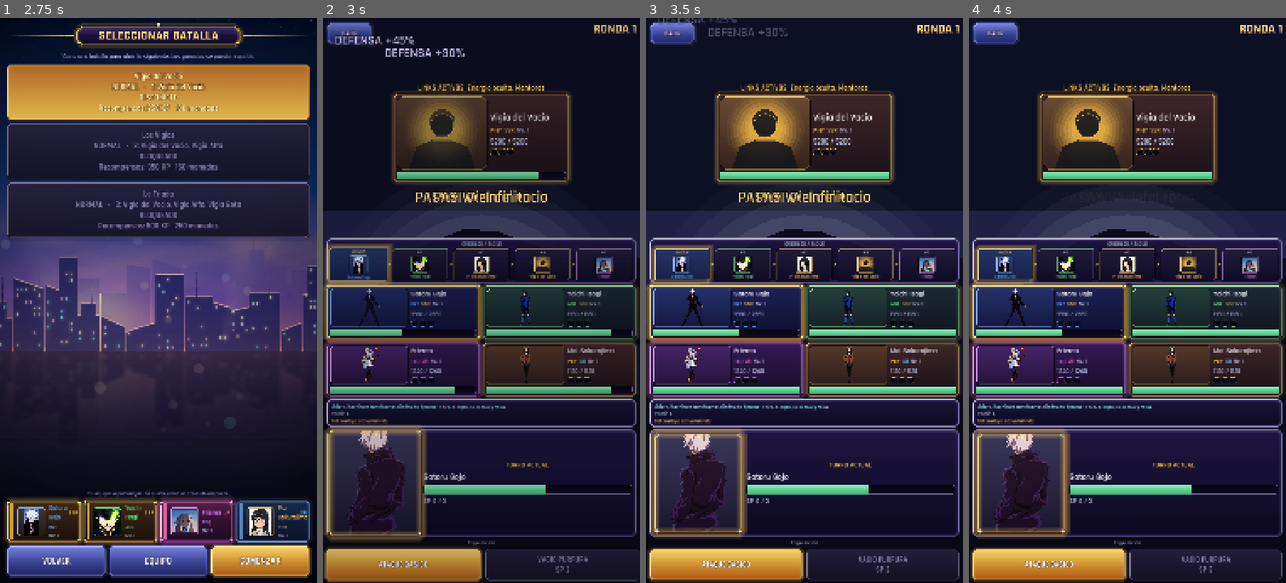
Above: before the commit, frames 1-4 (left to right).
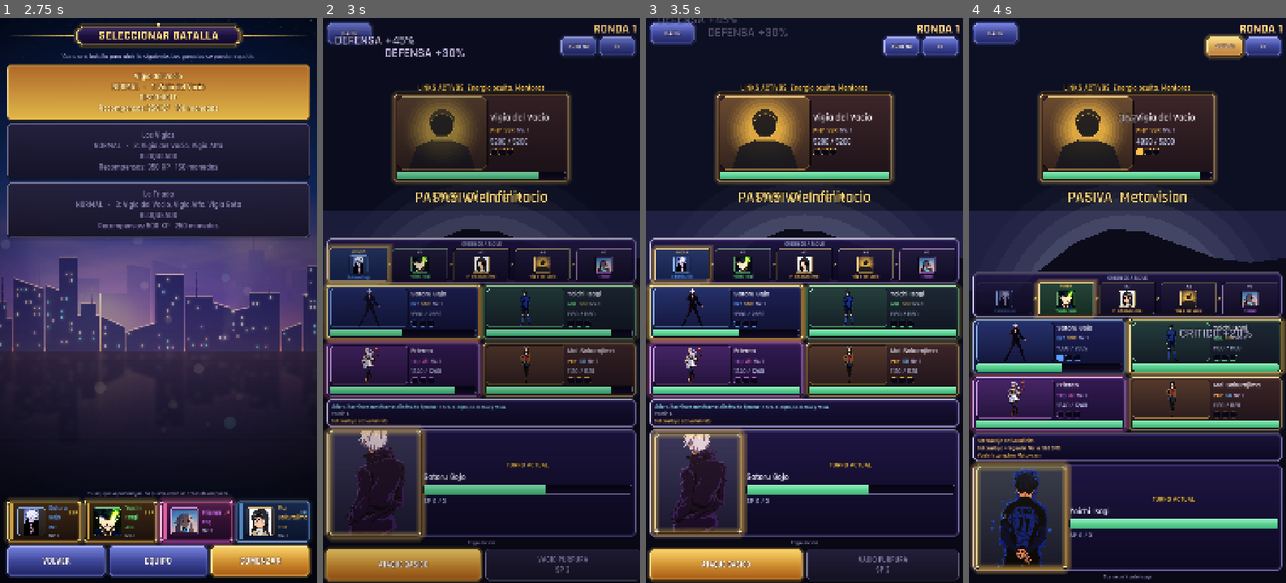
Above: after the commit, the same moments.

Repository: VICTRAEN/proyecto
Game: Godot game, scene res://main.tscn
The game is run twice, just before and just after one commit, with the same random seed, the same clock (stepped at 60 frames per second) and the same inputs.
Inputs (mouse positions are in pixels of both pictures, inside the frame that each line leads up to):
- Up to frame 1 (2.75 s): click "JUGAR" at 0.5 s; click "Vigia del Vacio NORMAL - 1: V…" at 1.25 s; click "Vigia del Vacio NORMAL - 1: V…" at 2 s
- Up to frame 2 (3 s): click "COMENZAR" at 2.75 s
- Up to frame 3 (3.5 s): no input
- Up to frame 4 (4 s): click (1225, 46) at 3.5 s, where only the run after the commit has a clickable "AUTO NO"

Frame 1 is identical in both runs. In frame 2, 0.8% of the frame differs, in the area x 74-99%, y 3-7%; in frame 3, 0.8%; in frame 4, 41%, in the area x 0-100%, y 2-100%.

Commit message:
Anime Battle v10: AUTO y velocidad en combate, orden en Equipo, guardado seguro
- Combate: botones AUTO y x1/x2; todas las pausas siguen el ajuste de velocidad.
- Equipo: selector de orden (Rareza/Nivel/Nombre/Tipo).
- Guardado: escritura atomica + save.json.bak con recuperacion si el principal se rompe.
- Prueba DBG19 de Leader Skill del duo arreglada (era vacua). Nueva DBG22 (30 comprobaciones).

Co-Authored-By: Claude Sonnet 5.5 <noreply@anthropic.com>
Claude-Session: https://claude.ai/code/session_01LvjNXVyhzihzwh9dV1fVRf

Diff:
--- a/autoload/game_state.gd
+++ b/autoload/game_state.gd
@@ -3863,12 +3863,47 @@
 		"tower_team": tower_team,
 		"pending_reveal": pending_reveal,
 	}
+	_write_save_safely(JSON.stringify(payload, "\t"))
+
+
+## Escritura SEGURA del guardado (v10). Escribir directamente sobre save.json lo
+## vaciaba primero: si el movil mataba la app a mitad de escritura, el progreso se
+## perdia. Ahora: 1) se escribe un temporal completo, 2) se guarda la copia buena
+## anterior como save.json.bak, 3) el temporal sustituye al guardado. Si algo falla
+## se cae a la escritura directa de siempre (nunca se pierde un guardado).
+func _write_save_safely(text: String) -> void:
+	var tmp_path := SAVE_PATH + ".tmp"
+	var tmp := FileAccess.open(tmp_path, FileAccess.WRITE)
+	if tmp != null:
+		tmp.store_string(text)
+		tmp.close()
+		if FileAccess.get_file_as_string(tmp_path) == text:
+			if FileAccess.file_exists(SAVE_PATH) and _read_save_dict(SAVE_PATH).size() > 0:
+				DirAccess.copy_absolute(SAVE_PATH, SAVE_PATH + ".bak")
+			if DirAccess.rename_absolute(tmp_path, SAVE_PATH) == OK:
+				return
 	var file := FileAccess.open(SAVE_PATH, FileAccess.WRITE)
 	if file == null:
 		push_error("GameState: no se pudo escribir %s" % SAVE_PATH)
 		return
-	file.store_string(JSON.stringify(payload, "\t"))
+	file.store_string(text)
 	file.close()
+
+
+## Lee un guardado y devuelve su diccionario, o {} si no existe o esta roto.
+func _read_save_dict(path: String) -> Dictionary:
+	if not FileAccess.file_exists(path):
+		return {}
+	var parsed = _parse_json_quiet(FileAccess.get_file_as_string(path))
+	return parsed if parsed is Dictionary else {}
+
+
+## JSON sin ruido en consola: un guardado roto es un caso previsto, no un error.
+func _parse_json_quiet(text: String) -> Variant:
+	var parser := JSON.new()
+	if parser.parse(text) != OK:
+		return null
+	return parser.data
 
 
 ## Devuelve true si se ha cargado un archivo valido. Si no existe, se queda con
@@ -3884,10 +3919,16 @@
 		return false
 	var text := file.get_as_text()
 	file.close()
-	var parsed = JSON.parse_string(text)
+	var parsed = _parse_json_quiet(text)
 	if not (parsed is Dictionary):
-		push_warning("GameState: %s no es un guardado valido; se ignora." % SAVE_PATH)
-		return false
+		# Guardado roto (p. ej. la app se cerro a mitad de escribir): se recupera la
+		# ultima copia buena en vez de empezar de cero.
+		var backup := _read_save_dict(SAVE_PATH + ".bak")
+		if backup.is_empty():
+			push_warning("GameState: %s no es un guardado valido; se ignora." % SAVE_PATH)
+			return false
+		push_warning("GameState: %s estaba roto; se recupera la copia anterior (.bak)." % SAVE_PATH)
+		parsed = backup
 	var data: Dictionary = parsed
 	var version := int(data.get("version", 0))
 	if version > SAVE_VERSION:
@@ -4115,5 +4156,6 @@
 
 
 func delete_save() -> void:
-	if FileAccess.file_exists(SAVE_PATH):
-		DirAccess.remove_absolute(SAVE_PATH)
+	for path in [SAVE_PATH, SAVE_PATH + ".bak", SAVE_PATH + ".tmp"]:
+		if FileAccess.file_exists(path):
+			DirAccess.remove_absolute(path)
--- a/core/battle_manager.gd
+++ b/core/battle_manager.gd
@@ -48,6 +48,11 @@
 var pause_scale := 1.0
 
 
+func _on_setting_changed(key: String) -> void:
+	if key == "battle_speed" and GameSettings != null:
+		pause_scale = GameSettings.battle_pause_scale()
+
+
 ## Pausa real de un tiempo base, ya con el ajuste de velocidad aplicado.
 func pause_time(base_seconds: float) -> float:
 	return base_seconds * pause_scale
@@ -57,6 +62,31 @@
 ## comprobar que la pasiva de Isagi sube el numero y que vuelve a bajar cuando
 ## caduca. False en el juego normal.
 const DEBUG_BATTLE := false
+## MODO AUTO (boton AUTO del combate): los aliados eligen la accion por el jugador
+## (ultimate > especial > basico, objetivo automatico). Se puede activar y
+## desactivar a mitad de combate; empieza apagado en cada batalla.
+var auto_mode := false
+## Verdadero mientras el combate espera la accion de un aliado (lo usa set_auto).
+var _awaiting_ally_action := false
+
+
+func set_auto(enabled: bool) -> void:
+	auto_mode = enabled
+	# Si justo ahora se esta esperando al jugador, la accion se decide sola.
+	if enabled and _awaiting_ally_action and not _finished:
+		var unit := next_actor()
+		if unit != null and unit.is_ally and unit.alive:
+			submit_action({ "kind": _pick_auto_kind(unit), "target_key": "" })
+
+
+func _pick_auto_kind(unit: CombatUnit) -> String:
+	if can_use(unit, "ultimate"):
+		return "ultimate"
+	if can_use(unit, "special"):
+		return "special"
+	return "basic"
+
+
 ## Los aliados actuan solos, como el enemigo. SOLO para la verificacion en
 ## ejecucion: con esto se pueden leer varias rondas de tiradas sin tocar
 ## pantalla. En el juego normal va en false.
@@ -103,6 +133,9 @@
 	# El ajuste de velocidad de combate se lee UNA vez por batalla: si el jugador
 	# lo cambia en AJUSTES, la siguiente batalla ya va distinto.
 	pause_scale = GameSettings.battle_pause_scale() if GameSettings != null else 1.0
+	# La velocidad se puede cambiar EN el combate (boton de la pantalla): se reaplica.
+	if GameSettings != null and not GameSettings.changed.is_connected(_on_setting_changed):
+		GameSettings.changed.connect(_on_setting_changed)
 
 	var index := 0
 	for data in ally_data:
@@ -242,14 +275,27 @@
 	if unit.is_ally and DEBUG_AUTOPLAY:
 		await get_tree().create_timer(ENEMY_THINK_TIME * pause_scale).timeout
 		_perform(unit, _pick_enemy_kind(unit))
+	elif unit.is_ally and auto_mode:
+		await get_tree().create_timer(ENEMY_THINK_TIME * pause_scale).timeout
+		# Si el jugador apago AUTO durante la espera, la mano vuelve a el.
+		if auto_mode:
+			_perform(unit, _pick_auto_kind(unit))
+		else:
+			action_requested.emit(unit)
+			_awaiting_ally_action = true
+			var manual: Dictionary = await action_chosen
+			_awaiting_ally_action = false
+			_perform(unit, String(manual.get("kind", "basic")), String(manual.get("target_key", "")))
 	elif unit.is_ally:
 		action_requested.emit(unit)
+		_awaiting_ally_action = true
 		var payload: Dictionary = await action_chosen
+		_awaiting_ally_action = false
 		# El objetivo elegido por el jugador viaja con la accion. Si no lo manda
 		# (o ya no es valido) el combate elige por el.
 		_perform(unit, String(payload.get("kind", "basic")), String(payload.get("target_key", "")))
 	else:
-		await get_tree().create_timer(ENEMY_THINK_TIME).timeout
+		await get_tree().create_timer(ENEMY_THINK_TIME * pause_scale).timeout
 		_perform(unit, _pick_enemy_kind(unit))
 
 	unit.tick_statuses()
@@ -259,7 +305,7 @@
 		await get_tree().create_timer(ULTIMATE_CINEMATIC_PAUSE * pause_scale).timeout
 	elif _last_action_kind == "special":
 		await get_tree().create_timer(ULTIMATE_PAUSE * pause_scale).timeout
-	await get_tree().create_timer(TURN_PAUSE).timeout
+	await get_tree().create_timer(TURN_PAUSE * pause_scale).timeout
 
 
 func _perform(actor: CombatUnit, kind: String, target_key: String = "") -> void:
--- a/scenes/app.gd
+++ b/scenes/app.gd
@@ -109,6 +109,13 @@
 		_debug_v15()
 	elif dbg_args.has("--dbg18"):
 		_start_hito_d()
+	elif dbg_args.has("--dbg22"):
+		var hito_h: GDScript = load("res://scenes/debug/hito_h_checks.gd")
+		var hito_h_node := Node.new()
+		hito_h_node.set_script(hito_h)
+		hito_h_node.name = "HitoHChecks"
+		add_child(hito_h_node)
+		hito_h_node.call_deferred("run", self)
 	elif dbg_args.has("--dbg21"):
 		var hito_g: GDScript = load("res://scenes/debug/hito_g_checks.gd")
 		var hito_g_node := Node.new()
--- a/scenes/battle/battle_ui.gd
+++ b/scenes/battle/battle_ui.gd
@@ -163,6 +163,7 @@
 	manager.battle_finished.connect(_on_battle_finished)
 	manager.ultimate_started.connect(_on_ultimate_started)
 	_build_ultimate_button()
+	_build_speed_auto_buttons()
 
 	attack_button.pressed.connect(_on_attack_pressed)
 	special_button.pressed.connect(_on_special_pressed)
@@ -449,6 +450,8 @@
 	# El boton SALIR flotante vive por encima del resultado: se aparta para no
 	# tapar la pantalla de recompensa, que trae su propio CONTINUAR.
 	exit_button.visible = false
+	if _tools_row != null:
+		_tools_row.visible = false
 	action_hint.text = ""
 	result_overlay.visible = true
 	# La pantalla de resultado tiene su propio fondo, distinto del escenario del
@@ -490,6 +493,70 @@
 
 func _on_ultimate_pressed() -> void:
 	_submit("ultimate")
+
+
+## --- AUTO y VELOCIDAD en combate ------------------------------------------------
+## Dos botones bajo el numero de ronda: AUTO (el combate elige las acciones de tus
+## personajes; se puede apagar en cualquier momento) y x1/x2 (misma velocidad que
+## el ajuste COMBATE > Velocidad, que se guarda). No cambian ninguna regla.
+var _tools_row: HBoxContainer = null
+var auto_button: Button = null
+var speed_button: Button = null
+
+
+func _build_speed_auto_buttons() -> void:
+	_tools_row = HBoxContainer.new()
+	_tools_row.name = "BattleTools"
+	_tools_row.add_theme_constant_override("separation", 8)
+	_tools_row.anchor_left = 1.0
+	_tools_row.anchor_right = 1.0
+	_tools_row.offset_left = -270.0
+	_tools_row.offset_right = -16.0
+	_tools_row.offset_top = 64.0
+	_tools_row.offset_bottom = 116.0
+	add_child(_tools_row)
+	auto_button = Button.new()
+	auto_button.name = "AutoButton"
+	speed_button = Button.new()
+	speed_button.name = "SpeedButton"
+	for b in [auto_button, speed_button]:
+		b.focus_mode = Control.FOCUS_NONE
+		b.custom_minimum_size = Vector2(0, 52)
+		b.size_flags_horizontal = Control.SIZE_EXPAND_FILL
+		b.add_theme_font_size_override("font_size", 20)
+		_tools_row.add_child(b)
+		b.button_down.connect(_nudge.bind(b))
+	auto_button.pressed.connect(_on_auto_pressed)
+	speed_button.pressed.connect(_on_speed_pressed)
+	_refresh_tool_buttons()
+
+
+func _on_auto_pressed() -> void:
+	manager.set_auto(not manager.auto_mode)
+	if manager.auto_mode:
+		# El turno que esperaba al jugador ya lo ha resuelto el combate.
+		awaiting_input = false
+		_clear_targeting()
+	_refresh_tool_buttons()
+
+
+func _on_speed_pressed() -> void:
+	var fast := GameSettings.choice("battle_speed") == "fast"
+	var next := "normal" if fast else "fast"
+	GameSettings.set_value("battle_speed", next)
+	GameSettings.set_value("anim_speed", next)
+	_refresh_tool_buttons()
+
+
+func _refresh_tool_buttons() -> void:
+	if auto_button == null:
+		return
+	var on: bool = manager != null and manager.auto_mode
+	auto_button.text = "AUTO SI" if on else "AUTO NO"
+	VisualIdentity.tint_button(auto_button, VisualIdentity.GOLD if on else VisualIdentity.BLUE)
+	var fast := GameSettings.choice("battle_speed") == "fast"
+	speed_button.text = "x2" if fast else "x1"
+	VisualIdentity.tint_button(speed_button, VisualIdentity.GOLD if fast else VisualIdentity.BLUE)
 
 
 ## Boton de la ULTIMATE de forma (LR). Se construye por codigo junto al ESPECIAL y
--- a/scenes/debug/hito_e_checks.gd
+++ b/scenes/debug/hito_e_checks.gd
@@ -163,7 +163,7 @@
 	_check("nace como SSR", String(data.get("rarity", "")) == "SSR")
 	_check("estadisticas en datos (hp, atk, def, speed)", int(data["stats"]["max_hp"]) > 0 and int(data["stats"]["atk"]) > 0 and int(data["stats"]["def"]) > 0 and int(data["stats"]["speed"]) > 0)
 	_check("tiene tipo, categorias, links, pasiva y habilidades", not String(data.get("type", "")).is_empty() and not (data["categories"] as Array).is_empty() and not (data["links"] as Array).is_empty() and not (data["passive"] as Dictionary).is_empty() and (data["skills"] as Array).size() == 2)
-	_check("tiene Leader Skill declarada en datos", not String((DB.get("leaders_data") if DB.get("leaders_data") != null else {}).get("x", "")).is_empty() or GameState.leader_skill_for(DUO).size() > 0 if GameState.has_method("leader_skill_for") else true)
+	_check("tiene Leader Skill declarada en datos", DB.leader_id_for(DUO) == "lead_david_lucy_duo" and not (DB.leader_for(DUO) as Dictionary).is_empty())
 	var david := DB.get_character("david")
 	var lucy := DB.get_character("lucy")
 	_check("David y Lucy individuales siguen intactos (SR, ids propios)", String(david.get("id", "")) == "david" and Strin …(202 unchanged characters)…
--- /dev/null
+++ b/scenes/debug/hito_h_checks.gd
@@ -0,0 +1,233 @@
+extends Node
+
+## COMPROBACIONES EN EJECUCION DEL COMBATE: AUTO Y VELOCIDAD (v10). SOLO para pruebas.
+## Arranque:  godot --path . -- --dbg22   (escribe res://dbg22_resultados.txt)
+## Abre un combate REAL (escena, BattleManager y botones reales) y pulsa los botones.
+
+const RESULTS_PATH := "res://dbg22_resultados.txt"
+
+var _app: Node = null
+var _fails := 0
+var _checks := 0
+
+
+func _out(text: String) -> void:
+	print(text)
+	var file := FileAccess.open(RESULTS_PATH, FileAccess.READ_WRITE)
+	if file == null:
+		file = FileAccess.open(RESULTS_PATH, FileAccess.WRITE)
+	if file == null:
+		return
+	file.seek_end()
+	file.store_line(text)
+	file.close()
+
+
+func _check(label: String, ok: bool) -> void:
+	_checks += 1
+	if not ok:
+		_fails += 1
+	_out("[DBG22] %s -> %s" % [label, "OK" if ok else "FALLO"])
+
+
+func _wait(seconds: float) -> void:
+	await get_tree().create_timer(seconds).timeout
+
+
+## Espera (max `limit` s) a que la condicion sea cierta.
+func _until(cond: Callable, limit: float = 20.0) -> bool:
+	var waited := 0.0
+	while waited < limit:
+		if cond.call():
+			return true
+		await _wait(0.1)
+		waited += 0.1
+	return cond.call()
+
+
+func run(app: Node) -> void:
+	_app = app
+	await _wait(0.3)
+	var fresh := FileAccess.open(RESULTS_PATH, FileAccess.WRITE)
+	if fresh != null:
+		fresh.close()
+	_out("[DBG22] --- comprobaciones de AUTO y VELOCIDAD en combate ---")
+	_app.call("_backup_save")
+	GameSettings.set_value("battle_speed", "normal", false)
+	GameSettings.set_value("anim_speed", "normal", false)
+	GameState.party = ["gojo", "isagi", "frieren", "mai"]
+	GameState.normalize_party()
+	GameState.prepare_battle(GameState.BATTLE_STORY, { "level": "world_001_01", "difficulty": "normal" })
+	_app.call("open_battle")
+	await _wait(0.8)
+	var battle = _app.get("_battle")
+	_check("el combate se abre", battle != null)
+	if battle == null:
+		_finish()
+		return
+	var mgr = battle.get("manager")
+	var auto_btn: Button = battle.get("auto_button")
+	var speed_btn: Button = battle.get("speed_button")
+	_check("existen los botones AUTO y VELOCIDAD", auto_btn != null and speed_btn != null)
+	_check("AUTO empieza apagado en cada batalla", not bool(mgr.get("auto_mode")) and auto_btn.text == "AUTO NO")
+	_check("la velocidad empieza en x1", speed_btn.text == "x1" and is_equal_approx(float(mgr.get("pause_scale")), 1.0))
+
+	# --- velocidad: cambia el ajuste, la pausa del combate EN VIVO y se restaura
+	speed_btn.pressed.emit()
+	_check("x2: el ajuste battle_speed pasa a 'fast'", GameSettings.choice("battle_speed") == "fast" and GameSettings.choice("anim_speed") == "fast")
+	_check("x2: el combate en curso usa pausas mas cortas", float(mgr.get("pause_scale")) < 0.7 and speed_btn.text == "x2")
+	speed_btn.pressed.emit()
+	_check("x1 otra vez: vuelve a pausas normales", is_equal_approx(float(mgr.get("pause_scale")), 1.0) and speed_btn.text == "x1")
+
+	# --- manual: el combate espera al jugador
+	var waiting := await _until(func(): return bool(battle.get("awaiting_input")))
+	_check("sin AUTO el combate espera la accion del jugador", waiting)
+
+	# --- AUTO activado justo cuando se espera al jugador: la accion se resuelve sola
+	var resolved := [0]
+	mgr.action_resolved.connect(func(_p): resolved[0] += 1)
+	auto_btn.pressed.emit()
+	_check("AUTO SI: el boton cambia y el modo se activa", bool(mgr.get("auto_mode")) and auto_btn.text == "AUTO SI")
+	var before: int = resolved[0]
+	var moved := await _until(func(): return resolved[0] >= before + 4, 30.0)
+	_check("con AUTO los turnos de los aliados se resuelven sin pulsar nada (%d acciones)" % (resolved[0] - before), moved)
+
+	# --- apagar AUTO devuelve el control
+	auto_btn.pressed.emit()
+	_check("AUTO NO: el modo se apaga", not bool(mgr.get("auto_mode")) and auto_btn.text == "AUTO NO")
+	var back := await _until(func(): return bool(battle.get("awaiting_input")), 30.0)
+	_check("al apagar AUTO el combate vuelve a esperar al jugador", back)
+
+	# --- AUTO lleva el combate hasta el resultado (enemigos casi muertos, modo rapido)
+	for e in mgr.enemies:
+		(e as Object).call("take_damage", maxf(0.0, float(e.get("hp")) - 30.0))
+	speed_btn.pressed.emit()
+	auto_btn.pressed.emit()
+	var overlay: Control = battle.get("result_overlay")
+	var done := await _until(func(): return overlay.visible, 60.0)
+	_check("con AUTO el combate llega solo a la pantalla de resultado", done)
+	_check("al llegar el resultado los botones de AUTO/velocidad se apartan", not (battle.get("_tools_row") as Control).visible)
+	var alive := 0
+	for a in mgr.allies:
+		if a.get("alive"):
+			alive += 1
+	_check("el resultado es victoria (quedan aliados vivos: %d)" % alive, alive > 0)
+	_app.call("close_battle")
+	await _wait(0.4)
+
+	# --- la siguiente batalla empieza con AUTO apagado, y la velocidad se conserva
+	GameState.prepare_battle(GameState.BATTLE_STORY, { "level": "world_001_01", "difficulty": "normal" })
+	_app.call("open_battle")
+	await _wait(0.8)
+	var battle2 = _app.get("_battle")
+	_check("otra batalla: AUTO vuelve a empezar apagado", battle2 != null and not bool((battle2.get("manager")).get("auto_mode")))
+	_check("otra batalla: la velocidad elegida (x2) se conserva", (battle2.get("speed_button") as Button).text == "x2")
+	_app.call("close_battle")
+	await _wait(0.3)
+	GameSettings.set_value("battle_speed", "normal", false)
+	GameSettings.set_value("anim_speed", "normal", false)
+	await _check_team_sort()
+	_check_safe_save()
+	# Los botones guardan el ajuste: se deja como estaba (normal) y se guarda.
+	GameSettings.set_value("battle_speed", "normal")
+	GameSettings.set_value("anim_speed", "normal")
+	_finish()
+
+
+## Selector de ORDEN de la pantalla Equipo (pantalla real, tarjetas reales).
+func _check_team_sort() -> void:
+	_out("[DBG22] == EQUIPO: ORDEN DE LA LISTA ==")
+	GameState.party = ["gojo", "isagi", "frieren", "mai"]
+	GameState.normalize_party()
+	GameState.rarities.erase("frieren")
+	for id in ["makima", "yuno", "denji", "asta"]:
+		if not GameState.roster.has(id):
+			GameState.roster.append(id)
+			GameState.progress[id] = { "level": 1, "xp": 0 }
+	GameState.progress["denji"] = { "level": 7, "xp": 0 }
+	var team: Node = load("res://scenes/screens/team.tscn").instantiate()
+	add_child(team)
+	await _wait(0.3)
+	team.call("refresh")
+	await _wait(0.2)
+	var sel: OptionButton = team.find_child("SortOption", true, false)
+	_check("la pantalla Equipo tiene el selector de orden", sel != null and sel.item_count == 4)
+	if sel == null:
+		team.queue_free()
+		return
+	var pool: Node = team.get("pool")
+	var VI := preload("res://ui/visual_identity.gd")
+	var n_roster: int = GameState.roster_data().size()
+	_check("la lista muestra a TODOS los personajes (%d) sin duplicar ni perder" % n_roster, pool.get_child_count() == n_roster)
+	var ranks: Array = []
+	for c in pool.get_children():
+		ranks.append(VI.rarity_rank(String((c.get("data") as Dictionary).get("rarity", "R"))))
+	var sorted_ok := true
+	for i in range(1, ranks.size()):
+		if ranks[i] > ranks[i - 1]:
+			sorted_ok = false
+	_check("orden por RAREZA: de mejor a peor", sorted_ok)
+	sel.select(1)
+	sel.item_selected.emit(1)
+	await _wait(0.2)
+	var levels: Array = []
+	for c in pool.get_children():
+		levels.append(int((c.get("data") as Dictionary).get("level", 1)))
+	var lv_ok := levels.size() > 1
+	for i in range(1, levels.size()):
+		if levels[i] > levels[i - 1]:
+			lv_ok = false
+	_check("orden por NIVEL: de mayor a menor (primero %d)" % (levels[0] if levels.size() > 0 else 0), lv_ok and levels[0] == 7)
+	sel.select(2)
+	sel.item_selected.emit(2)
+	await _wait(0.2)
+	var names: Array = []
+	for c in pool.get_children():
+		names.append(String((c.get("data") as Dictionary).get("name", "")))
+	var sorted_names := names.duplicate()
+	sorted_names.sort()
+	_check("orden por NOMBRE: alfabetico", names == sorted_names)
+	_check("cambiar el orden no toca el equipo", GameState.party == ["gojo", "isagi", "frieren", "mai"])
+	sel.select(0)
+	sel.item_selected.emit(0)
+	team.queue_free()
+	await _wait(0.1)
+
+
+## Guardado seguro: temporal + copia .bak + recuperacion de un guardado roto.
+func _check_safe_save() -> void:
+	_out("[DBG22] == GUARDADO SEGURO ==")
+	var path: String = GameState.SAVE_PATH
+	var coins_backup: int = GameState.coins
+	GameState.coins = 4242
+	GameState.save_game()
+	GameState.coins = 4343
+	GameState.save_game()
+	_check("el guardado se escribe sin dejar el temporal (.tmp) atras", FileAccess.file_exists(path) and not FileAccess.file_exists(path + ".tmp"))
+	_check("existe la copia .bak con el guardado anterior", FileAccess.file_exists(path + ".bak"))
+	var bak = JSON.parse_string(FileAccess.get_file_as_string(path + ".bak"))
+	_check("la copia .bak es el guardado anterior (4242), el principal el actual (4343)", bak is Dictionary and int(bak.get("coins", 0)) == 4242 and int(JSON.parse_string(FileAccess.get_file_as_string(path)).get("coins", 0)) == 4343)
+	# Simula una escritura cortada: el principal queda a medias.
+	var broken := FileAccess.open(path, FileAccess.WRITE)
+	broken.store_string("{ \"version\": 3, \"coins\": 99")
+	broken.close()
+	GameState.coins = 1
+	var ok: bool = GameState.load_game()
+	_check("con el guardado ROTO se recupera la copia anterior (monedas 4242)", ok and GameState.coins == 4242)
+	GameState.save_game()
+	_check("tras recuperar, el siguiente guardado repara el principal", JSON.parse_string(FileAccess.get_file_as_string(path)) is Dictionary)
+	# Un guardado roto SIN copia sigue ignorandose (como antes) y no revienta.
+	GameState.delete_save()
+	_check("delete_save borra principal, .bak y .tmp", not FileAccess.file_exists(path) and not FileAccess.file_exists(path + ".bak") and not FileAccess.file_exists(path + ".tmp"))
+	var junk := FileAccess.open(path, FileAccess.WRITE)
+	junk.store_string("basura")
+	junk.close()
+	_check("guardado roto y sin copia: se ignora sin error (false)", not GameState.load_game())
+	GameState.delete_save()
+	GameState.coins = coins_backup
+
+
+func _finish() -> void:
+	_app.call("_restore_save")
+	_out("[DBG22] --- fin: %d comprobaciones, %d FALLO(S) ---" % [_checks, _fails])
+	get_tree().quit(1 if _fails > 0 else 0)
--- a/scenes/screens/team.gd
+++ b/scenes/screens/team.gd
@@ -39,6 +39,9 @@
 var _selected_slot := 0
 ## Personaje cuya informacion se esta mostrando abajo.
 var _focused_id := ""
+## Orden de la lista de personajes (se recuerda mientras dura la sesion).
+static var _sort_mode := 0
+var _sort_option: OptionButton = null
 
 @onready var title_label: Label = $Margin/Main/Title
 @onready var lineup_title: Label = $Margin/Main/LineupTitle
@@ -63,6 +66,7 @@
 	back_button.pressed.connect(_back)
 	remove_button.pressed.connect(_on_remove_pressed)
 	play_button.pressed.connect(_play)
+	_build_sort_row()
 
 
 ## Aspecto estatico de la pantalla, en un solo sitio: el equipo arriba, el
@@ -176,9 +180,66 @@
 
 ## --- La lista de personajes (abajo) ----------------------------------------
 
+## Selector de ORDEN encima de la lista: con muchos personajes, encontrar al que se
+## busca era recorrerlo todo. No cambia el equipo ni los datos, solo el orden de las
+## tarjetas. Por defecto, mejor rareza primero (como la Coleccion).
+func _build_sort_row() -> void:
+	var row := HBoxContainer.new()
+	row.name = "SortRow"
+	row.add_theme_constant_override("separation", 10)
+	var label := Label.new()
+	label.text = "ORDEN"
+	VI.style_note(label)
+	row.add_child(label)
+	_sort_option = OptionButton.new()
+	_sort_option.name = "SortOption"
+	_sort_option.custom_minimum_size = Vector2(0, 52)
+	_sort_option.size_flags_horizontal = Control.SIZE_EXPAND_FILL
+	for entry in ["Rareza", "Nivel", "Nombre", "Tipo"]:
+		_sort_option.add_item(entry)
+	_sort_option.selected = clampi(_sort_mode, 0, 3)
+	VI.tint_button(_sort_option, VI.BLUE)
+	_sort_option.item_selected.connect(_on_sort_selected)
+	row.add_child(_sort_option)
+	var parent := pool_title.get_parent()
+	parent.add_child(row)
+	parent.move_child(row, pool_title.get_index() + 1)
+
+
+func _on_sort_selected(index: int) -> void:
+	_sort_mode = index
+	_build_pool()
+
+
+## Lista ordenada segun el selector. Orden estable: a igualdad, por nombre.
+func sorted_roster() -> Array:
+	var list: Array = GameState.roster_data().duplicate()
+	list.sort_custom(func(a, b):
+		match _sort_mode:
+			1:
+				var la := int(a.get("level", 1))
+				var lb := int(b.get("level", 1))
+				if la != lb:
+					return la > lb
+			2:
+				pass
+			3:
+				var ta := String(a.get("type", ""))
+				var tb := String(b.get("type", ""))
+				if ta != tb:
+					return ta < tb
+			_:
+				var ra := VI.rarity_rank(String(a.get("rarity", "R")))
+				var rb := VI.rarity_rank(String(b.get("rarity", "R")))
+				if ra != rb:
+					return ra > rb
+		return String(a.get("name", "")) < String(b.get("name", "")))
+	return list
+
+
 func _build_pool() -> void:
 	_clear(pool)
-	for data in GameState.roster_data():
+	for data in sorted_roster():
 		var id := String(data.get("id", ""))
 		var pos := GameState.party.find(id)
 		var extra := "LIBRE"
Not shown, added: CAMBIOS_v10.md
Not shown, added: releases/anime-battle_v10.zip
